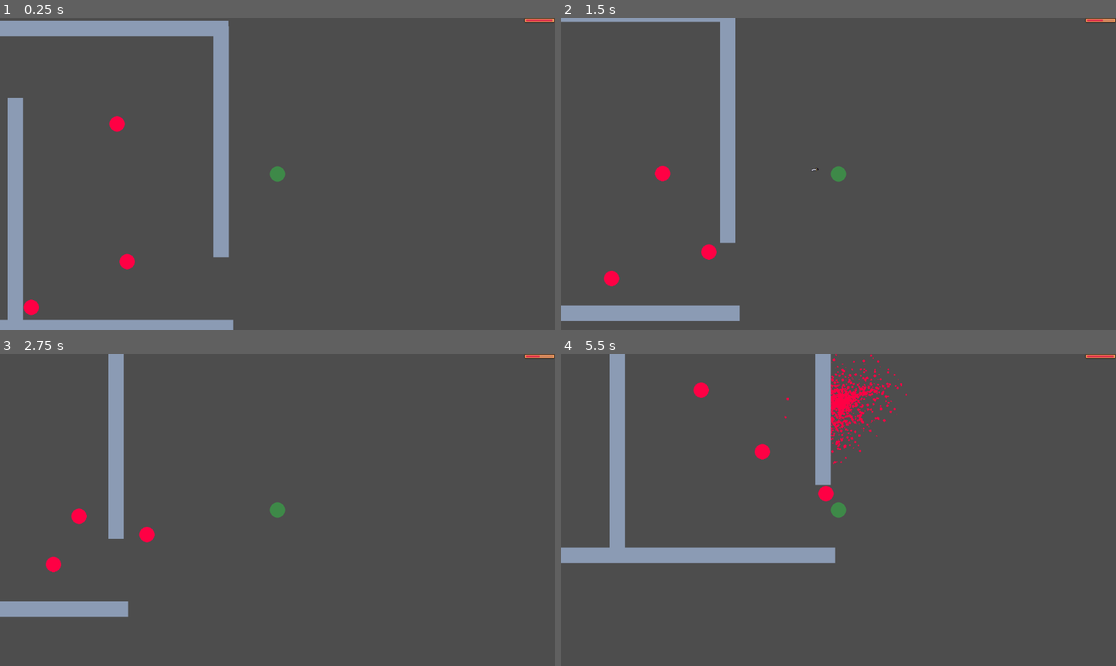
Above: before the commit, frames 1-4 (two rows, left to right).
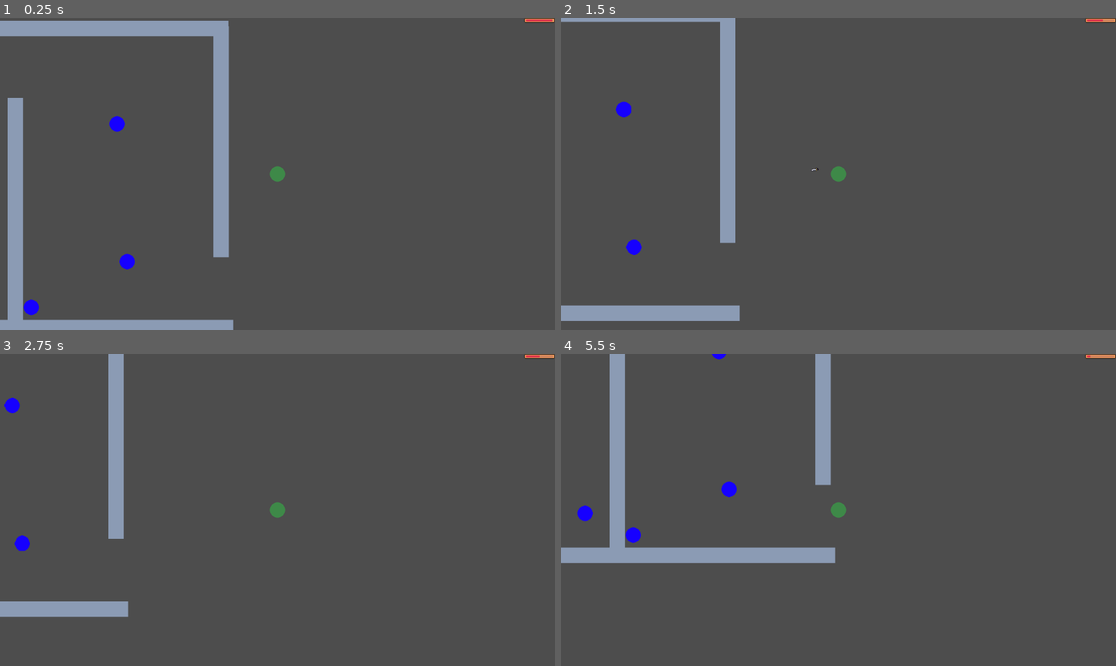
Above: after the commit, the same moments.

Repository: whocares-abt/fast-pace
Game: Godot game, scene res://Scenes/debug_map.tscn
Two runs of this game, one before a commit and one after it. Both use one fixed random seed, a clock stepped at 60 frames per second and the inputs below.
Inputs (mouse positions are in pixels of both pictures, inside the frame that each line leads up to):
- Up to frame 1 (0.25 s): no input
- Up to frame 2 (1.5 s): move the mouse to (960, 158) at 0.52 s; hold D (move_right) 0.53-1.28 s; hold Shift (bullet_time) 0.53-1.28 s; move the mouse to (727, 189) at 1.27 s; hold S (move_down) from 1.28 s (still down); right-click (727, 189) at 1.35 s
- Up to frame 3 (2.75 s): tap Shift (bullet_time) at 1.55, 2.3 s; move the mouse to (333, 441) at 2.02 s; release S (move_down) at 2.03 s; press the mouse at (333, 441) at 2.03 s; hold D (move_right) from 2.03 s (still down)
- Up to frame 4 (5.5 s): move the mouse to (810, 572) at 2.77 s; release D (move_right) at 2.78 s; release the mouse at (810, 572) at 2.78 s; hold W (move_up) 2.78-3.53 s; tap Shift (bullet_time) at 2.85, 4.55, 5.3 s; move the mouse to (1005, 556) at 3.52 s; hold Shift (bullet_time) 3.53-4.28 s; hold A (move_left) 3.53-5.03 s; move the mouse to (672, 463) at 4.27 s; right-click (672, 463) at 4.35 s; move the mouse to (866, 510) at 5.02 s; press the mouse at (866, 510) at 5.03 s; hold S (move_down) from 5.03 s (still down)

The runs differ from the first frame. In frame 1, 0.3% of the frame differs, in the area x 4-25%, y 31-96%; in frame 2, 0.6%; in frame 3, 0.5%; in frame 4, 1.8%, in the area x 2-100%, y 0-61%.

Commit message:
Updated textures

Diff:
--- a/Scenes/Characters/enemy_character.tscn
+++ b/Scenes/Characters/enemy_character.tscn
@@ -4,7 +4,7 @@
 [ext_resource type="Script" uid="uid://rgjg7yqphkf0" path="res://Scripts/Characters/enemy_character.gd" id="1_nraa5"]
 [ext_resource type="PackedScene" uid="uid://u2sytbk4b1vf" path="res://Scenes/AI/navigation_component.tscn" id="2_f31sj"]
 [ext_resource type="PackedScene" uid="uid://jtjvgtyiaplq" path="res://Scenes/Combat/hitbox.tscn" id="3_sdh2x"]
-[ext_resource type="Material" uid="uid://bljcxy5kcv03j" path="res://Resources/Particles/enemy_blood_splatter.tres" id="4_najb4"]
+[ext_resource type="Material" uid="uid://bljcxy5kcv03j" path="res://Resources/Particles/blood_splatter.tres" id="4_najb4"]
 
 [sub_resource type="AtlasTexture" id="AtlasTexture_nraa5"]
 atlas = ExtResource("1_kjxs3")
--- a/Scenes/Characters/player_character.tscn
+++ b/Scenes/Characters/player_character.tscn
@@ -6,7 +6,7 @@
 [ext_resource type="PackedScene" uid="uid://jtjvgtyiaplq" path="res://Scenes/Combat/hitbox.tscn" id="3_i26gt"]
 [ext_resource type="PackedScene" uid="uid://ybredfnd482x" path="res://Scenes/Combat/bullet_time.tscn" id="3_mnpb2"]
 [ext_resource type="PackedScene" uid="uid://bipbfe8i3mrdl" path="res://Scenes/Combat/knife_throw.tscn" id="4_hicqa"]
-[ext_resource type="Material" uid="uid://ijfsf3vcuj55" path="res://Resources/Particles/player_blood_splatter.tres" id="5_tj02q"]
+[ext_resource type="Material" uid="uid://bljcxy5kcv03j" path="res://Resources/Particles/blood_splatter.tres" id="7_mnpb2"]
 
 [sub_resource type="AtlasTexture" id="AtlasTexture_i26gt"]
 atlas = ExtResource("2_c2rcm")
@@ -65,7 +65,7 @@
 amount = 1000
 lifetime = 0.3
 one_shot = true
-process_material = ExtResource("5_tj02q")
+process_material = ExtResource("7_mnpb2")
 
 [node name="HealthTimer" type="Timer" parent="."]
 wait_time = 0.5
--- a/Scripts/Characters/enemy_character.gd
+++ b/Scripts/Characters/enemy_character.gd
@@ -12,17 +12,40 @@
 
 @export var goal : Node2D
 
+var current_state
+
+enum EnemyState {
+	PATROL, # Enemy patrols particular path
+	AGGRO, # Enemy chases player
+	RETURN_TO_PATROL
+}
+
+
 func _ready() -> void:
-	update_goal(goal)
+	current_state = EnemyState.PATROL
+	update_nav_goal(goal)
 
-func update_goal(new_goal):
+func update_nav_goal(new_goal):
 	nav_comp.set_goal(new_goal)
 
 func _physics_process(_delta: float) -> void:
-	if (not nav_comp.is_target_reached()):
-		var nav_point_direction = to_local(nav_comp.get_next_path_position()).normalized()
-		velocity = nav_point_direction*SPEED
-		move_and_slide()
+	match current_state:
+		EnemyState.AGGRO:
+			if (not nav_comp.is_target_reachable()):
+				current_state = EnemyState.PATROL
+
+			if (not nav_comp.is_target_reached()):
+				nav_to_goal()
+
+		EnemyState.PATROL:
+			pass
+
+	move_and_slide()
+
+func nav_to_goal():
+	var nav_point_direction = to_local(nav_comp.get_next_path_position()).normalized()
+	velocity = nav_point_direction*SPEED
+
 
 # Func for enemy death
 
--- a/Scripts/Combat/bullet_time.gd
+++ b/Scripts/Combat/bullet_time.gd
@@ -17,11 +17,10 @@
 
 	can_activate = false
 	Engine.time_scale = slowdown
-	var cooldown_time : Signal = get_tree().create_timer(cooldown).timeout
 
 	await get_tree().create_timer(bullet_time_duration).timeout
 	Engine.time_scale = 1
 
-	await cooldown_time
+	await  get_tree().create_timer(cooldown - bullet_time_duration).timeout
 
 	can_activate = true
Binary file changed: Assets/Art/Textures/Characters/Enemy.png
Renamed: Resources/Particles/enemy_blood_splatter.tres -> Resources/Particles/blood_splatter.tres
Renamed: Resources/Particles/player_blood_splatter.tres -> Resources/Particles/green_blood_splatter.tres
